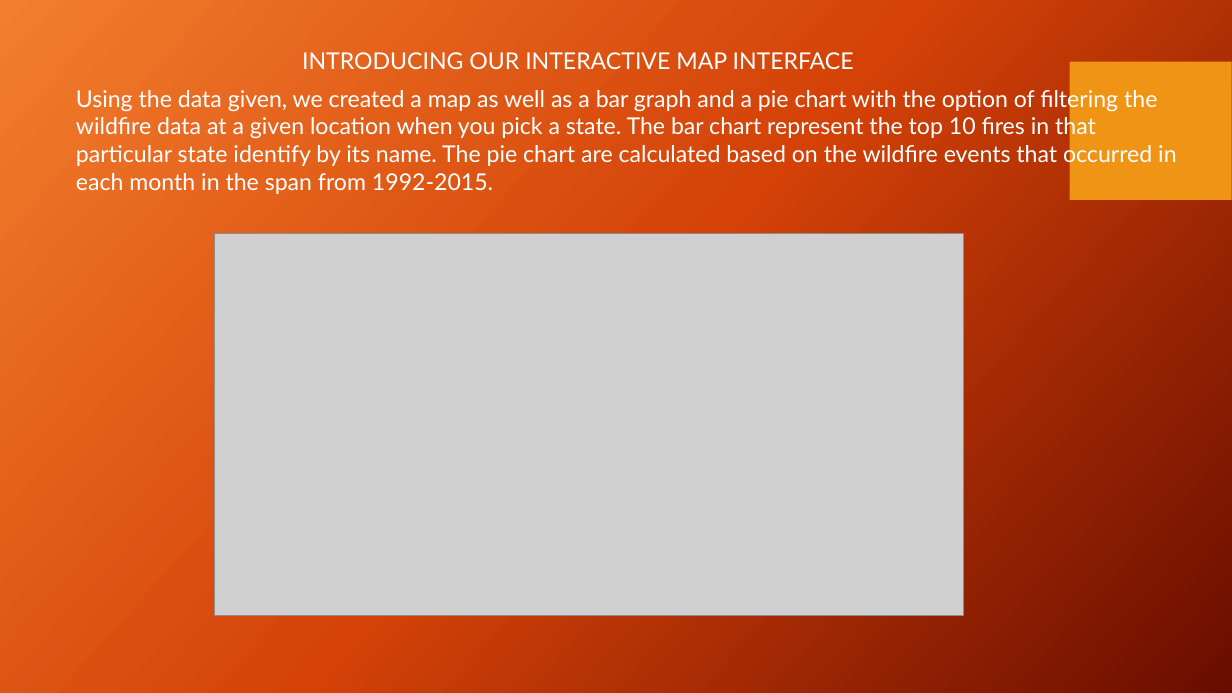
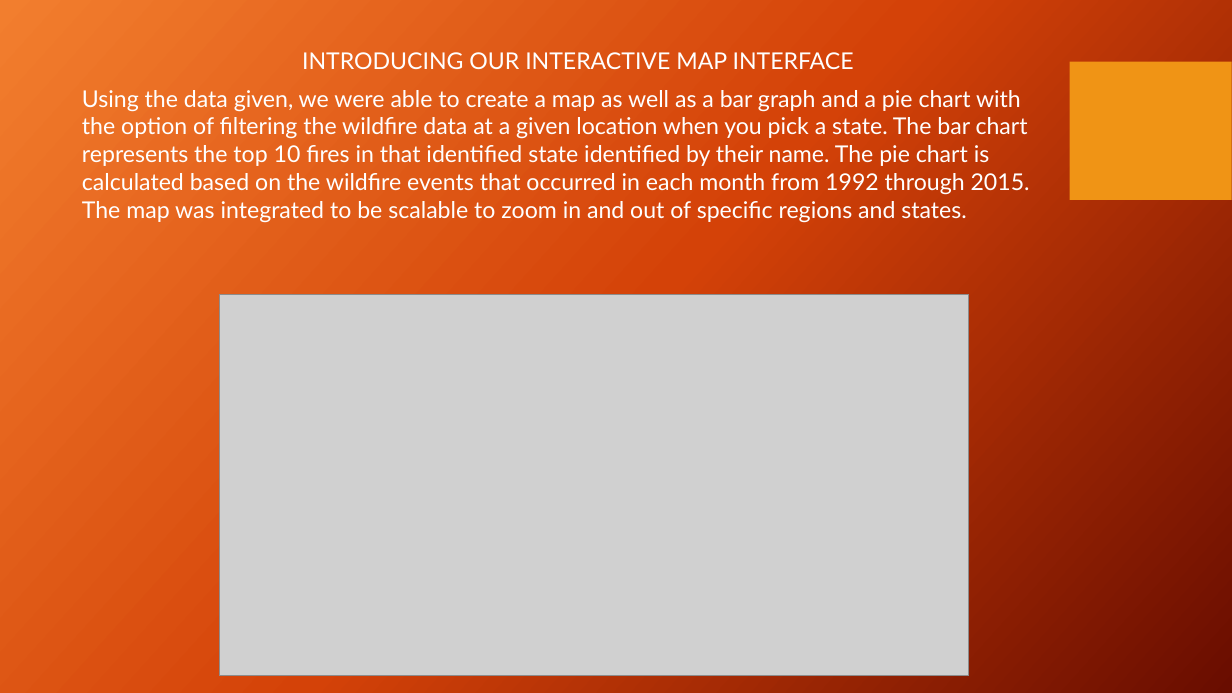
Before and after one commit to theRobMay/SMU_Flask_Vis_Project, a slide deck: slide 11 of Documents/Wildfires in the United States from 1992-2015.pptm. Drawn at 1232x693 pixels with LibreOffice and Linux fonts; fonts in the diff are those of the drawing; grey boxes stand for pictures; background and template pictures are left out. Boxes give left, top, right and bottom in pixels: in the first picture for what was removed or moved away, otherwise in the second. Text is boxed around its words. In the diff, an @@ line names an element or a change of style, - is before the commit and + after.

Commit message:
Final Update to our PPT

```diff
--- a/Documents/Wildfires in the United States from 1992-2015.pptm
+++ b/Documents/Wildfires in the United States from 1992-2015.pptm
@@ text at [82, 90, 1030, 223]: text changed @@
-Using the data given, we created a map as well as a bar graph and a pie chart with the option of filtering the wildfire data at a given location when you pick a state. The bar chart represent the top 10 fires in that particular state identify by its name. The pie chart are calculated based on the wildfire events that occurred in each month in the span from 1992-2015.
+Using the data given, we were able to create a map as well as a bar graph and a pie chart with the option of filtering the wildfire data at a given location when you pick a state. The bar chart represents the top 10 fires in that identified state identified by their name. The pie chart is calculated based on the wildfire events that occurred in each month from 1992 through 2015. The map was integrated to be scalable to zoom in and out of specific regions and states.
@@ picture: place and size @@
-picture at [214, 234, 964, 616]
+picture at [219, 294, 969, 676]
```
Also in this commit, not shown: 4 other slides changed.
